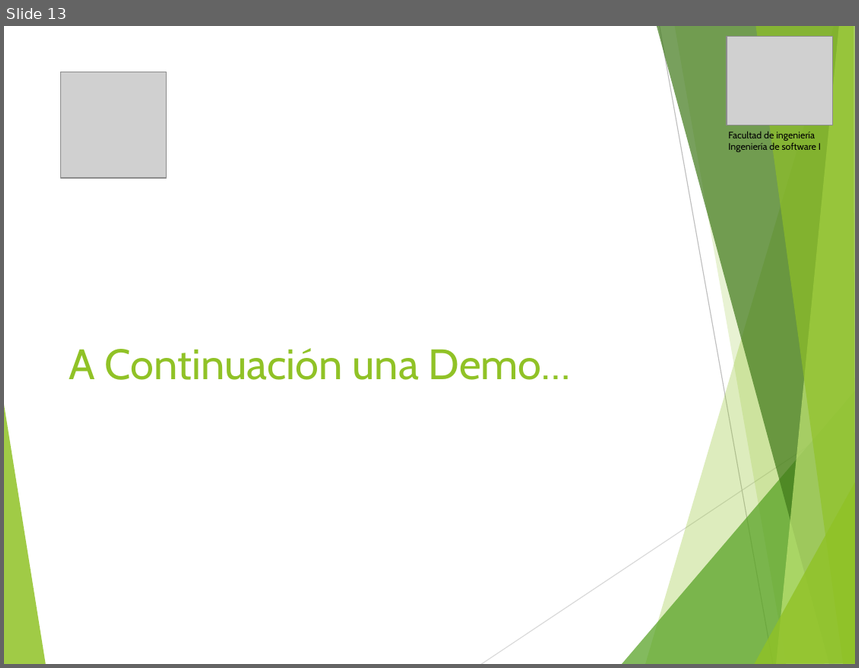
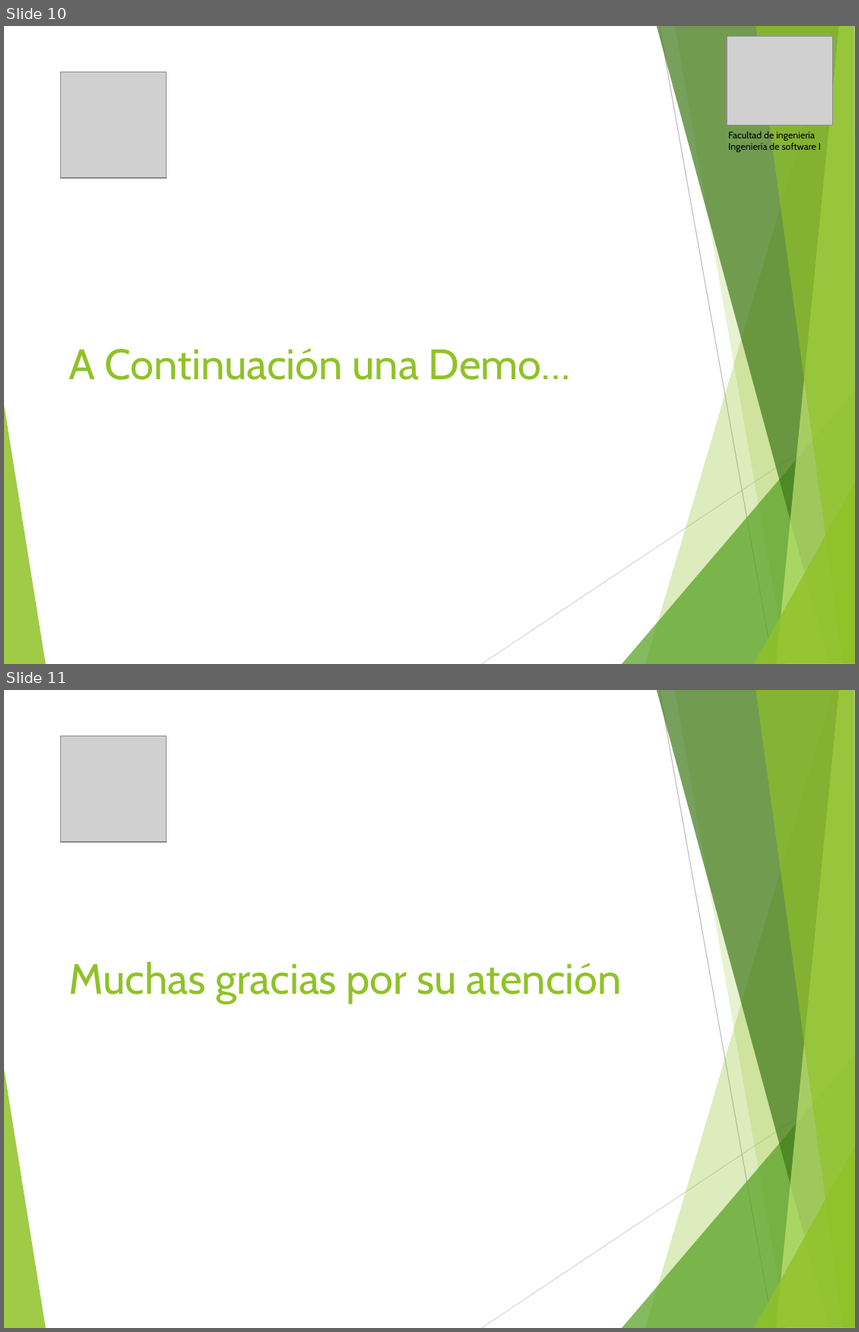
Before and after one commit to vixo23/ING-DE-SOFTWARE, a slide deck: INCREMENTO2/PPTS/PPt Segundo incremento scrum++.pptx. Shown one above the other, each under a label of ours: slide 13 before the commit, slides 10 and 11 after it. The pictures are 859x668 and 859x1332 pixels, drawn with LibreOffice and Linux fonts; fonts in the diff are those of the drawing; grey boxes stand for pictures. Boxes give left, top, right and bottom in pixels: in the first picture for what was removed or moved away, otherwise in the second. Text is boxed around its words. In the diff, an @@ line names an element or a change of style, - is before the commit and + after.

```diff
--- a/INCREMENTO2/PPTS/PPt Segundo incremento scrum++.pptx
+++ b/INCREMENTO2/PPTS/PPt Segundo incremento scrum++.pptx
@@ slide 11 added at box(4, 690, 855, 1328), background #FFFFFF; not listed: 10 template elements that a slide beside it also shows @@
@@ picture added at box(61, 736, 167, 841) @@
@@ title added at box(69, 962, 621, 1004), 36 pt, text #90C226 @@
+Muchas gracias por su atención
@@ what was slide 13 is now slide 10 @@
```
Also in this commit, not shown: 5 slides changed, 3 other slides added, 6 slides removed.
